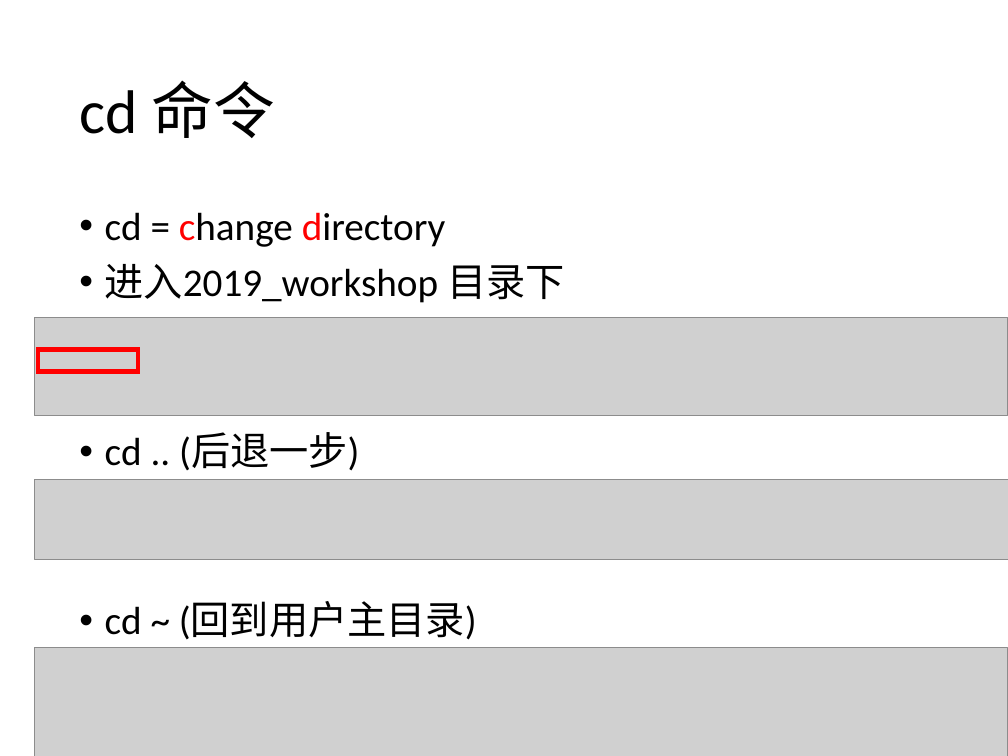
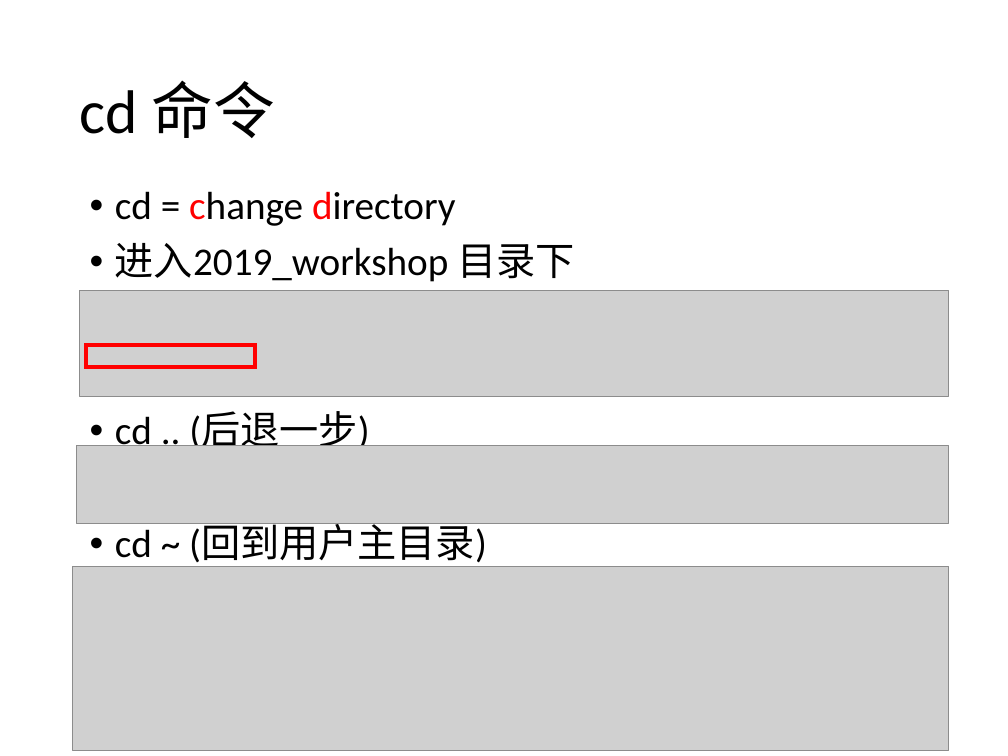
Before and after one commit to SSlakeLabTiangong/2019_workshop, a slide deck: slide 10 of 03_Linux101/Linux101.pptx (slide 8 before the commit). Drawn at 1008x756 pixels with LibreOffice and Linux fonts; fonts in the diff are those of the drawing; grey boxes stand for pictures. Boxes give left, top, right and bottom in pixels: in the first picture for what was removed or moved away, otherwise in the second. Text is boxed around its words. In the diff, an @@ line names an element or a change of style, - is before the commit and + after.

```diff
--- a/03_Linux101/Linux101.pptx
+++ b/03_Linux101/Linux101.pptx
@@ text "cd = change directory" rewrapped from box(105, 212, 564, 640) to box(115, 191, 574, 567) @@
@@ picture: place and size @@
-picture at box(34, 318, 1008, 416)
+picture at box(80, 290, 949, 396)
@@ rectangle: place and size @@
-rectangle at box(37, 350, 138, 372)
+rectangle at box(86, 345, 255, 367)
@@ picture: place and size @@
-picture at box(34, 480, 1008, 559)
+picture at box(77, 446, 949, 523)
@@ picture: place and size @@
-picture at box(34, 648, 1008, 756)
+picture at box(73, 566, 949, 751)
```
Also in this commit, not shown: 8 other slides changed, 10 slides added.
